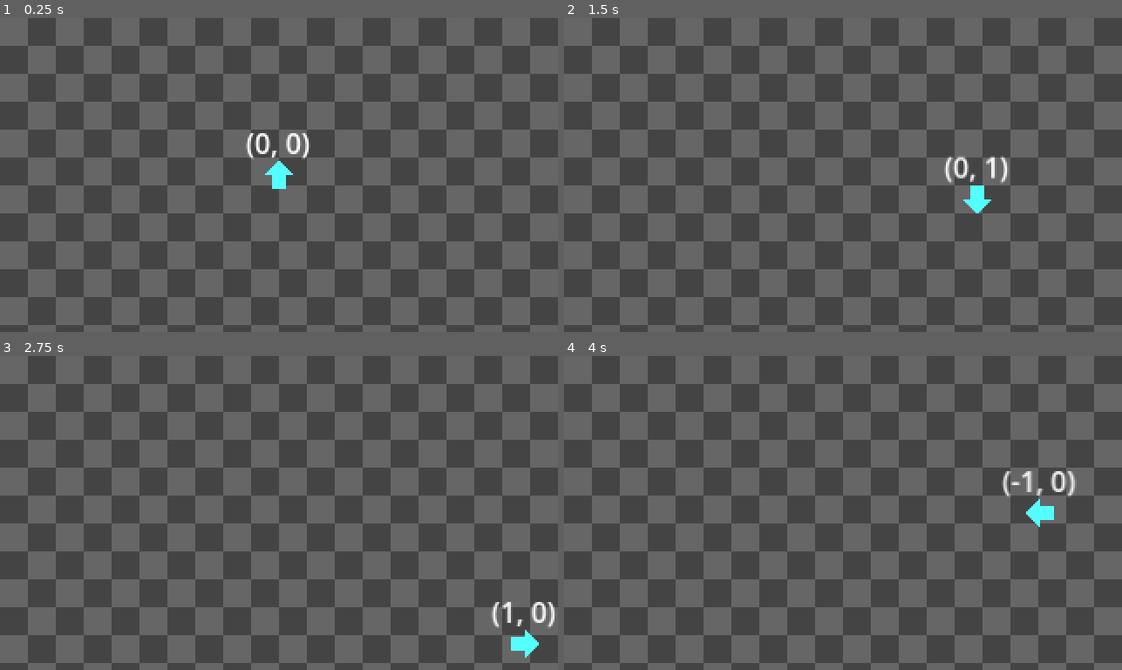
Above: before the commit, frames 1-4 (two rows, left to right).
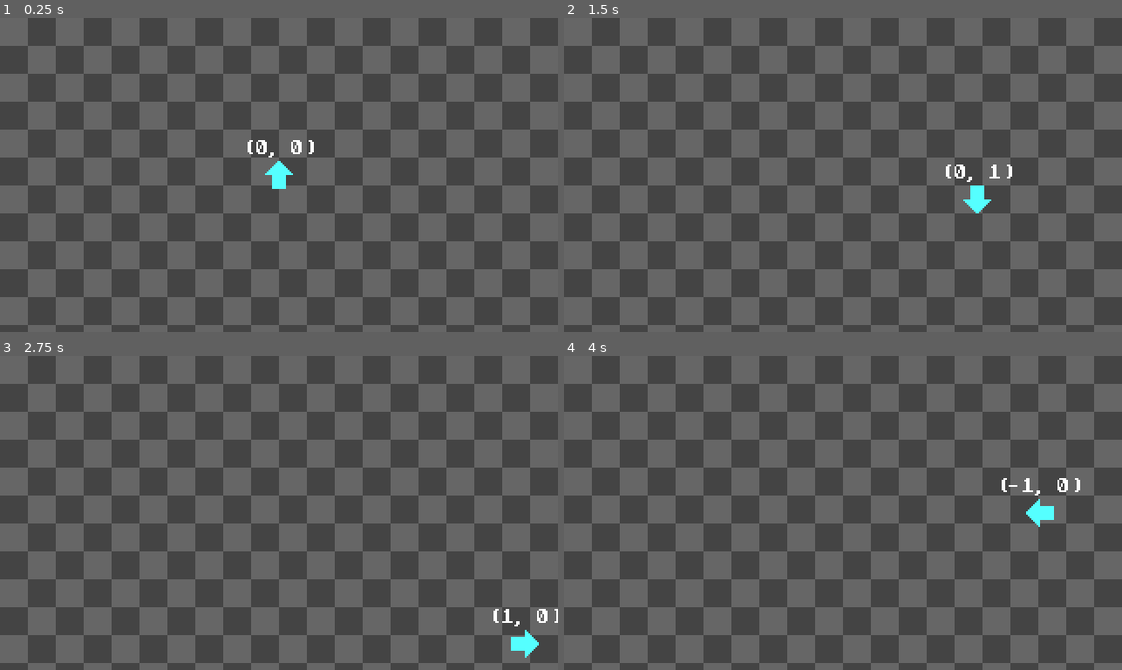
Above: after the commit, the same moments.

Repository: TruPotato/ARIZONA-QUEST
Game: Godot game, scene res://testscene.tscn
The game is run twice, just before and just after one commit, with the same random seed, the same clock (stepped at 60 frames per second) and the same inputs.
Inputs:
- Up to frame 1 (0.25 s): no input
- Up to frame 2 (1.5 s): tap Enter at 0.5 s; hold Right (right) 0.53-1.28 s; hold Down (down) from 1.28 s (still down)
- Up to frame 3 (2.75 s): release Down (down) at 2.03 s; hold Right (right) from 2.03 s (still down)
- Up to frame 4 (4 s): release Right (right) at 2.78 s; hold Up (up) 2.78-3.53 s; hold Left (left) from 3.53 s (still down)

The runs differ from the first frame. In frame 1, 0.4% of the frame differs, in the area x 44-57%, y 36-45%; in frame 2, 0.4%; in frame 3, 0.4%; in frame 4, 0.5%, in the area x 78-93%, y 36-45%.

Commit message:
Added font

Diff:
--- a/Assets/Scenes/Characters/TestArrow/TestArrow.tscn
+++ b/Assets/Scenes/Characters/TestArrow/TestArrow.tscn
@@ -1,7 +1,8 @@
-[gd_scene load_steps=12 format=3 uid="uid://wxc1byh57qqw"]
+[gd_scene load_steps=13 format=3 uid="uid://wxc1byh57qqw"]
 
 [ext_resource type="Script" path="res://Assets/Scenes/Characters/TestArrow/controller.gd" id="1_7dl4l"]
 [ext_resource type="Texture2D" uid="uid://cdxk2weqte1w0" path="res://Assets/Scenes/Characters/TestArrow/arrow1.png" id="2_bure3"]
+[ext_resource type="FontFile" uid="uid://tw6at7lahsdh" path="res://Assets/Fonts/AstronauticalFont.ttf" id="2_oe5ls"]
 [ext_resource type="Texture2D" uid="uid://bouah6ruelf34" path="res://Assets/Scenes/Characters/TestArrow/arrow7.png" id="3_o70cr"]
 [ext_resource type="Texture2D" uid="uid://cujysnjdotysn" path="res://Assets/Scenes/Characters/TestArrow/arrow8.png" id="4_b53hf"]
 [ext_resource type="Texture2D" uid="uid://b3gk8ffo7qkva" path="res://Assets/Scenes/Characters/TestArrow/arrow6.png" id="5_2umml"]
@@ -90,12 +91,14 @@
 anchor_top = 0.5
 anchor_right = 0.5
 anchor_bottom = 0.5
-offset_left = -39.0
-offset_top = -30.0
-offset_right = 39.0
+offset_left = -30.0
+offset_top = -20.0
+offset_right = 30.0
 offset_bottom = 10.0
 grow_horizontal = 2
 grow_vertical = 2
+theme_override_fonts/normal_font = ExtResource("2_oe5ls")
+theme_override_font_sizes/normal_font_size = 11
 bbcode_enabled = true
 text = "[center](0, 0)[/center]"
 fit_content = true
--- a/project.godot
+++ b/project.godot
@@ -66,5 +66,6 @@
 
 [rendering]
 
+textures/canvas_textures/default_texture_filter=0
 renderer/rendering_method="gl_compatibility"
 renderer/rendering_method.mobile="gl_compatibility"
Binary file added: Assets/Fonts/AstronauticalFont.ttf
Not shown, added: Assets/Fonts/AstronauticalFont.ttf.import
